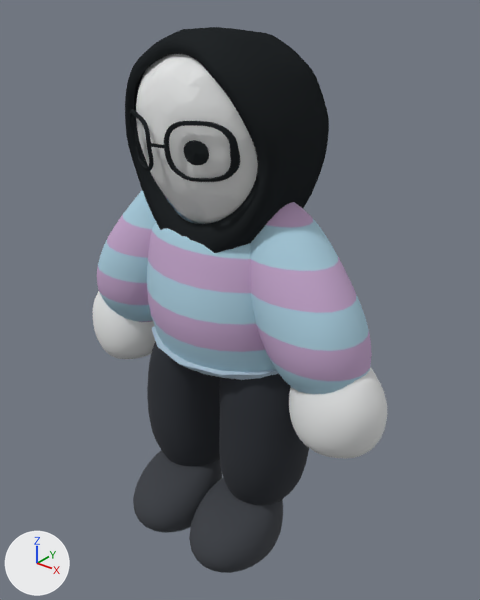
What one commit did to the Blender file art/character/girl_wardrobe.blend.
Rendered twice from a camera (50 mm lens) standing at (1.77, -2.1, 2.56) and looking at (0.05, 0.05, 1.23). The axes (+X, +Y, +Z) are drawn at lower left. The lights are the same throughout. The older version comes first.

The first picture shows 'Glasses R', 'HAND_LEFT', 'HAND_RIGHT', 'HEAD', 'Hijab shell', 'PANTS_LEFT', 'PANTS_RIGHT', 'SHOES_LEFT', 'SHOES_RIGHT', 'SWEATER_SLEEVE_LEFT', 'SWEATER_SLEEVE_RIGHT', 'SWEATER_TORSO', 'WAISTBAND' and 4 more.
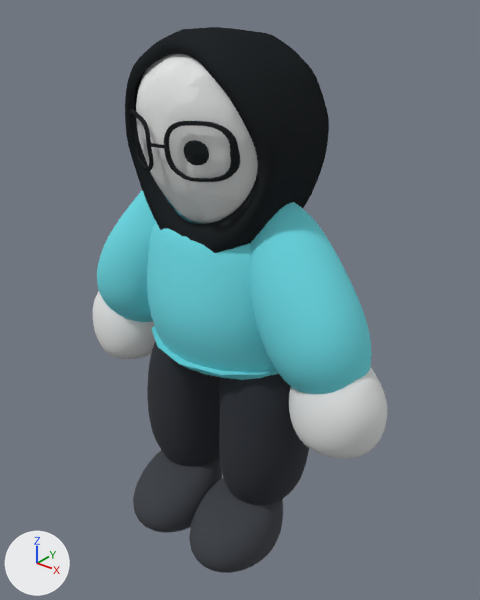
Pixel boxes [x1, y1, x2, y2] of what changed, in the pictures (480 x 600 px):
'SWEATER_SLEEVE_RIGHT', recoloured
    both: [250, 202, 372, 394]
'SWEATER_TORSO', recoloured
    both: [147, 212, 275, 372]
'SWEATER_SLEEVE_LEFT', recoloured
    both: [97, 190, 178, 322]
'WAISTBAND', recoloured
    both: [151, 326, 278, 380]

The edits, one by one:
Material 'Soft knitted cuffs' (mat_soft_knitted_cuffs) changes colour from blue #b8cdde to cyan #6cdde7; in linear values from (0.48, 0.61, 0.73) to (0.15, 0.72, 0.8).
Material 'Cyan cotton knit' (mat_cyan_cotton_knit) is new.
Its base color is (0.15, 0.72, 0.8) (cyan #6cdde7).
Its roughness is 1.0.
me_sweater has 456 vertices, 432 faces and spans x -0.384..0.397, y -0.318..0.266, z -0.078..0.591.
me_sweater no longer uses material mat_pastel_lilac_and_blue_striped_knit (picture img_pastel_sweater_bands).
me_sweater gains material mat_cyan_cotton_knit (cyan #6cdde7).
me_puffed_sleeve_l has 504 vertices, 480 faces and spans x -0.468..0.145, y -0.231..0.169, z -0.697..0.128.
me_puffed_sleeve_l no longer uses material mat_pastel_lilac_and_blue_striped_knit (picture img_pastel_sweater_bands).
me_puffed_sleeve_l gains material mat_cyan_cotton_knit (cyan #6cdde7).
me_puffed_sleeve_r has 504 vertices, 480 faces and spans x -0.145..0.47, y -0.231..0.169, z -0.696..0.128.
me_puffed_sleeve_r no longer uses material mat_pastel_lilac_and_blue_striped_knit (picture img_pastel_sweater_bands).
me_puffed_sleeve_r gains material mat_cyan_cotton_knit (cyan #6cdde7).
